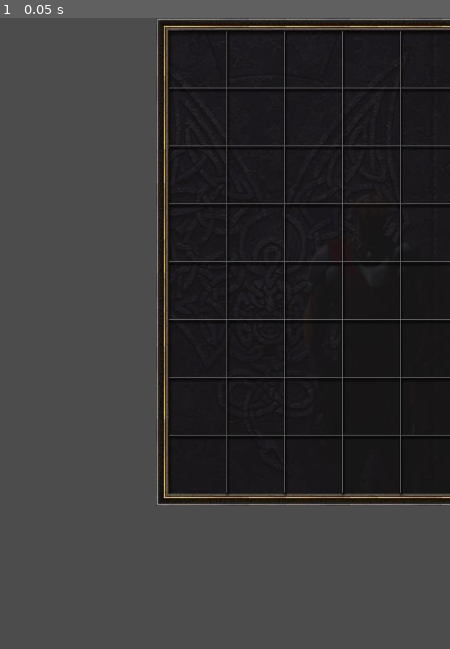
Above: before the commit, frame 1.
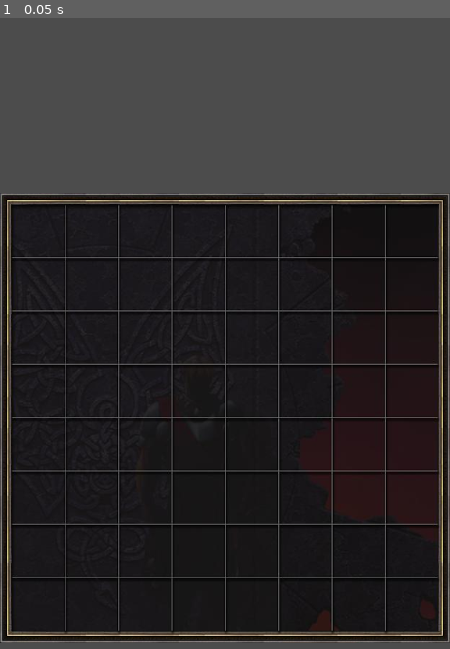
Above: after the commit, the same moment.

Repository: cadence-star/3by3pvp
Game: Godot game, scene res://battle_screen.tscn
Same seed, same stepped clock (60 frames per second), same inputs: the game is played once before the commit and once after it. Before the commit the project starts from res://Main.tscn.
Inputs:
- Up to frame 1 (0.05 s): no input

The runs differ from the first frame. In frame 1, 59% of the frame differs, in the area x 0-100%, y 0-100%.

Commit message:
center grid

Diff:
--- a/Main.tscn
+++ /dev/null
@@ -1,30 +0,0 @@
-[gd_scene load_steps=3 format=2]
-
-[ext_resource path="res://gem_grid.png" type="Texture" id=1]
-[ext_resource path="res://gems_tileset.tres" type="TileSet" id=2]
-
-[node name="Node2D" type="Node2D"]
-__meta__ = {
-"_edit_lock_": true
-}
-
-[node name="CanvasLayer" type="CanvasLayer" parent="."]
-layer = 0
-
-[node name="TextureRect" type="TextureRect" parent="CanvasLayer"]
-margin_left = 200.0
-texture = ExtResource( 1 )
-__meta__ = {
-"_edit_lock_": true,
-"_edit_use_anchors_": false
-}
-
-[node name="CanvasLayer2" type="CanvasLayer" parent="."]
-
-[node name="TileMap" type="TileMap" parent="CanvasLayer2"]
-tile_set = ExtResource( 2 )
-centered_textures = true
-format = 1
-__meta__ = {
-"_edit_lock_": true
-}
--- /dev/null
+++ b/battle_screen.tscn
@@ -0,0 +1,39 @@
+[gd_scene load_steps=3 format=2]
+
+[ext_resource path="res://gem_grid.png" type="Texture" id=1]
+[ext_resource path="res://gems_tileset.tres" type="TileSet" id=2]
+
+[node name="battle_screen" type="Node2D"]
+__meta__ = {
+"_edit_lock_": true
+}
+
+[node name="background" type="CanvasLayer" parent="."]
+layer = 0
+
+[node name="grid" type="TextureRect" parent="background"]
+anchor_left = 0.5
+anchor_top = 0.5
+anchor_right = 0.5
+anchor_bottom = 0.5
+margin_left = -288.0
+margin_top = -288.0
+margin_right = 288.0
+margin_bottom = 288.0
+grow_horizontal = 2
+grow_vertical = 2
+texture = ExtResource( 1 )
+stretch_mode = 5
+__meta__ = {
+"_edit_use_anchors_": false
+}
+
+[node name="gems" type="CanvasLayer" parent="."]
+
+[node name="gems_map" type="TileMap" parent="gems"]
+tile_set = ExtResource( 2 )
+centered_textures = true
+format = 1
+__meta__ = {
+"_edit_lock_": true
+}
--- a/project.godot
+++ b/project.godot
@@ -16,7 +16,7 @@
 [application]
 
 config/name="3by3pvp"
-run/main_scene="res://Main.tscn"
+run/main_scene="res://battle_screen.tscn"
 config/icon="res://icon.png"
 
 [display]
Binary file changed: gem_grid.png
